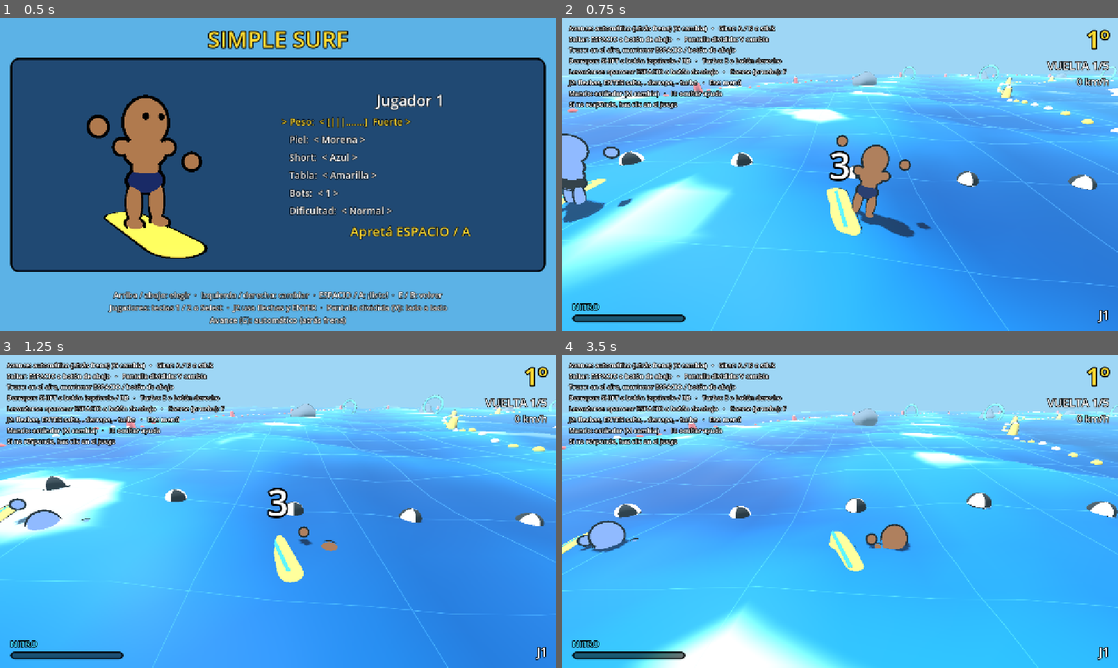
Above: before the commit, frames 1-4 (two rows, left to right).
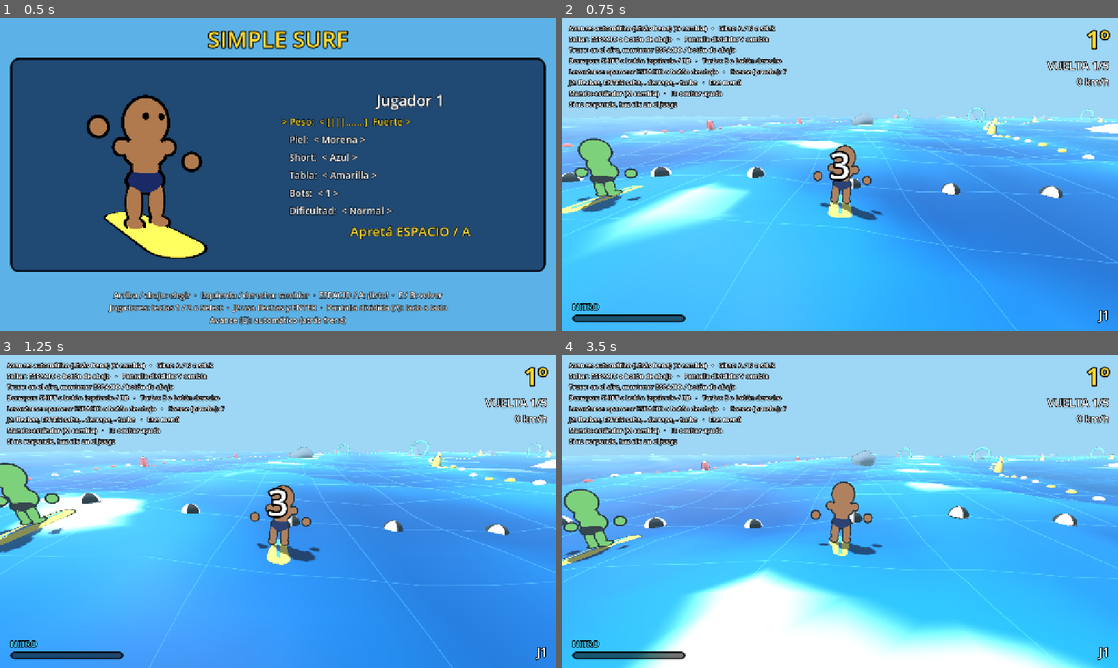
Above: after the commit, the same moments.

Repository: asimplesurfer/simplesurf
Game: Godot game, scene res://ui/menus/character_select.tscn
The game is run twice, just before and just after one commit, with the same random seed, the same clock (stepped at 60 frames per second) and the same inputs.
Inputs (mouse positions are in pixels of both pictures, inside the frame that each line leads up to):
- Up to frame 1 (0.5 s): no input
- Up to frame 2 (0.75 s): tap Enter at 0.5 s; move the mouse to (962, 158) at 0.52 s; hold D (p1_right) from 0.53 s (still down); hold Space (p1_a) from 0.53 s (still down); click (962, 158) at 0.67 s
- Up to frame 3 (1.25 s): keep holding D (p1_right); keep holding Space (p1_a); tap E (p1_b) at 0.8 s
- Up to frame 4 (3.5 s): release D (p1_right) at 1.25 s; release Space (p1_a) at 1.25 s; drag from (728, 527) to (812, 574) at 1.27 s; move the mouse to (895, 442) at 2.02 s; hold D (p1_right) 2.03-2.75 s; hold Space (p1_a) 2.03-2.75 s; tap E (p1_b) at 2.3 s; drag from (812, 574) to (673, 464) at 2.77 s

Frame 1 is identical in both runs. In frame 2, 33% of the frame differs, in the area x 0-100%, y 14-100%; in frame 3, 30%; in frame 4, 40%, in the area x 0-100%, y 15-100%.

Commit message:
Largada parados, una sola barra para levantarse, turbo en el aire y demo de 4 bots
- La carrera arranca con todos parados en la tabla (la caída queda para
  choques, trucos fallidos y derrapes)
- Levantarse: una sola barra (la primera mitad sube a la tabla, la segunda para)
- Turbo + ola: si una ola te lanza con el turbo puesto, salís mucho más alto
- Turbo en el aire: empuja hacia arriba cada vez más fuerte (exponencial)
  mientras haya nitro, para tener más tiempo de trucos; los bots lo usan
- Demo de 4 bots; los bots tienen pesos bien distintos (y pieles distintas)
- Tests y guía actualizados

Co-Authored-By: Claude Opus 5.5 <noreply@anthropic.com>
Claude-Session: https://claude.ai/code/session_0158oNfJa2g5qsqyuATh8Mjh

Diff:
--- a/ai/ai_controller.gd
+++ b/ai/ai_controller.gd
@@ -294,6 +294,10 @@
 	var spin := stats.trick_spin_speed
 	var full_turn := TAU / spin
 	var t_land := _time_to_land()
+	# Turbo en el aire para subir más y tener tiempo para más vueltas.
+	if difficulty.uses_turbo and rider.nitro > difficulty.turbo_threshold and rider.vertical_speed > -2.0:
+		input.turbo = true
+		t_land += 0.5
 	if _trick_will_fail:
 		input.trick = true
 		return
--- a/core/race/race_config.gd
+++ b/core/race/race_config.gd
@@ -19,20 +19,27 @@
 		config.slots.append(slot)
 	var rng := RandomNumberGenerator.new()
 	rng.randomize()
+	# Cuerpos bien distintos: cada bot de una etapa de peso diferente.
+	var weights := [0.0, 0.2, 0.4, 0.6, 0.8, 1.0]
+	weights.shuffle()
+	var skins := range(CharacterData.SKIN_COLORS.size())
+	skins.shuffle()
 	for i in bot_count:
 		var slot := RacerSlot.new()
 		slot.kind = RacerSlot.Kind.BOT
 		slot.player_index = -1
 		slot.display_name = "Bot %d" % (i + 1)
 		slot.character = CharacterData.random(rng)
+		slot.character.weight = clampf(weights[i % weights.size()] + rng.randf_range(-0.05, 0.05), 0.0, 1.0)
+		slot.character.skin_index = skins[i % skins.size()]
 		slot.difficulty = AIDifficulty.preset(bot_level)
 		config.slots.append(slot)
 	return config
 
 
-## Demo: 2 bots en la dificultad máxima.
+## Demo: 4 bots en la dificultad máxima.
 static func demo() -> RaceConfig:
-	return create(0, 2, 2)
+	return create(0, 4, 2)
 
 
 ## Configuración según lo elegido en el menú (GameSettings).
--- a/core/race/race_manager.gd
+++ b/core/race/race_manager.gd
@@ -81,6 +81,8 @@
 		rider.is_human = slot.kind == RacerSlot.Kind.HUMAN
 		var visual := rider.get_node("Visual") as RiderVisual
 		visual.character = slot.character
+		# La carrera empieza con todos parados en la tabla.
+		(rider.get_node("StateMachine") as RiderStateMachine).initial_state = &"riding"
 		if slot.kind == RacerSlot.Kind.BOT:
 			# El bot reemplaza al control de mando/teclado.
 			var old := rider.get_node("Controller")
--- a/core/rider/rider.gd
+++ b/core/rider/rider.gd
@@ -177,7 +177,10 @@
 	var ballistic_y := position.y + vertical_speed * delta - 0.5 * stats.gravity * delta * delta
 	if allow_launch and vertical_speed > stats.min_launch_speed and ballistic_y > h:
 		position.y = ballistic_y
-		vertical_speed = (vertical_speed - stats.gravity * delta) * stats.wave_launch_boost
+		var boost := stats.wave_launch_boost
+		if turbo_active:
+			boost *= stats.turbo_launch_mult
+		vertical_speed = (vertical_speed - stats.gravity * delta) * boost
 		jump_charge = 0.0
 		grounded = false
 		return true
--- a/core/rider/rider_stats.gd
+++ b/core/rider/rider_stats.gd
@@ -54,6 +54,16 @@
 @export var motivation_speed_mult: float = 1.3
 ## Nitro que da pasar por un círculo de velocidad.
 @export var ring_nitro: float = 0.25
+## Si una ola te lanza mientras usás el turbo, el impulso hacia arriba se multiplica.
+@export var turbo_launch_mult: float = 1.6
+## Turbo en el aire: empuje hacia arriba al empezar (m/s²); crece exponencialmente.
+@export var air_turbo_lift: float = 12.0
+## Qué tan rápido crece el empuje en el aire (por segundo, exponencial).
+@export var air_turbo_growth: float = 1.6
+## Velocidad máxima hacia arriba con el turbo en el aire (m/s).
+@export var air_turbo_max_up: float = 9.0
+## Nitro que gasta el turbo por segundo en el aire.
+@export var air_turbo_drain: float = 0.6
 
 @export_group("Derrape")
 ## Velocidad mínima para poder derrapar (m/s).
--- a/core/rider/rider_stats.tres
+++ b/core/rider/rider_stats.tres
@@ -27,6 +27,11 @@
 motivation_time = 1.3
 motivation_speed_mult = 1.3
 ring_nitro = 0.25
+turbo_launch_mult = 1.6
+air_turbo_lift = 12.0
+air_turbo_growth = 1.6
+air_turbo_max_up = 9.0
+air_turbo_drain = 0.6
 drift_min_speed = 6.0
 drift_end_speed = 3.0
 drift_decel = 4.0
--- a/core/rider/states/state_airborne.gd
+++ b/core/rider/states/state_airborne.gd
@@ -3,14 +3,18 @@
 ## Mantener A hace girar la tabla bajo el jugador (truco) y carga nitro.
 ## Al soltar, la tabla termina el giro hasta quedar mirando al frente.
 ## Si toca el agua sin haber terminado el giro: truco fallido, nitro a 0 y al agua.
+## El turbo sigue funcionando en el aire: empuja hacia arriba (cada vez más
+## fuerte mientras se mantiene) y da más tiempo para trucos, gastando nitro.
 
 var _hold_time: float = 0.0
 var _spins: int = 0
+var _air_turbo_time: float = 0.0
 
 
 func enter(_previous: StringName) -> void:
 	_hold_time = 0.0
 	_spins = 0
+	_air_turbo_time = 0.0
 	rider.trick_angle = 0.0
 
 
@@ -40,6 +44,20 @@
 			_spins += roundi(target / TAU)
 			rider.trick_angle = 0.0
 
+	if input.turbo and rider.nitro > 0.0:
+		_air_turbo_time += delta
+		var lift := stats.air_turbo_lift * exp(stats.air_turbo_growth * _air_turbo_time)
+		rider.vertical_speed = minf(rider.vertical_speed + lift * delta, stats.air_turbo_max_up)
+		rider.speed = move_toward(
+			rider.speed,
+			stats.max_speed * stats.turbo_speed_mult,
+			stats.acceleration * stats.turbo_accel_mult * delta
+		)
+		rider.add_nitro(-stats.air_turbo_drain * delta)
+		rider.turbo_active = true
+	else:
+		_air_turbo_time = 0.0
+
 	if rider.update_air(delta):
 		if rider.trick_angle > 0.0:
 			rider.reset_nitro()
--- a/tests/run_tests.gd
+++ b/tests/run_tests.gd
@@ -103,7 +103,7 @@
 	await process_frame
 	var race := demo.get_node("RaceManager") as RaceManager
 	var split := demo.get_node("Views") as SplitScreen
-	_check(race.racers.size() == 2, "la demo tiene 2 corredores")
+	_check(race.racers.size() == 4, "la demo tiene 4 corredores")
 	_check(race.humans().is_empty(), "son bots")
 	var hard := true
 	for r in race.racers:
@@ -112,11 +112,20 @@
 			hard = false
 	_check(hard, "en la dificultad máxima")
 	_check(split.views.size() == 2, "con pantalla dividida (una vista por bot)")
+	var weights: Array[float] = []
+	for r in race.racers:
+		weights.append((r.get_node("Visual") as RiderVisual).character.weight)
+	var spread := true
+	for i in weights.size():
+		for j in i:
+			if absf(weights[i] - weights[j]) < 0.08:
+				spread = false
+	_check(spread, "los bots tienen pesos distintos %s" % str(weights))
 	race.skip_countdown()
-	await _wait(5.0)
+	await _wait(8.0)
 	var moving := true
 	for r in race.racers:
-		if r.speed < 5.0:
+		if race.progress_of(r) < 0.3:
 			moving = false
 	_check(moving, "los bots arrancan solos")
 	GameSettings.demo_mode = false
@@ -242,12 +251,12 @@
 		await process_frame
 		frames += 1
 		if stood_up_by < 0.0 and not race.racers[0].is_fallen():
-			stood_up_by = frames / float(FPS)
+			stood_up_by = (frames - 1) / float(FPS)
 		for r in race.racers:
 			if not r.grounded:
 				air[r] += 1.0 / FPS
 	var t := frames / float(FPS)
-	_check(stood_up_by > 0.0 and stood_up_by < 3.0, "los bots se levantan solos (%.1f s)" % stood_up_by)
+	_check(stood_up_by == 0.0, "los bots largan parados en la tabla")
 	_check(race.state == RaceManager.State.FINISHED, "los bots terminan la carrera (%.0f s)" % t)
 	for r in race.ranking():
 		var time_text := "no llegó"
@@ -287,15 +296,19 @@
 	print("Largada:")
 	_check(_race.state == RaceManager.State.COUNTDOWN, "empieza con cuenta regresiva")
 	_check(_rider.controls_locked, "durante la cuenta no se puede jugar")
-	_check(_rider.is_fallen(), "en la largada está caído en el agua")
+	_check(
+		not _rider.is_fallen() and _state() == &"riding", "en la largada está parado en la tabla"
+	)
 	var split := _main.get_node("Views") as SplitScreen
 	_check(split != null and split.views.size() == 1, "1 jugador: una sola pantalla")
 	var start_angle := _course.track.angle_of(_rider.global_position)
 	_check(absf(start_angle) < 0.1, "larga en la meta (ángulo %.2f)" % start_angle)
+	_set_action(&"p1_up", true)
 	await _mash(8.0, 1.0)
-	_check(
-		_rider.recovery_stage == Rider.RecoveryStage.IN_WATER,
-		"spamear durante la cuenta no hace nada"
+	_set_action(&"p1_up", false)
+	_check(
+		_state() == &"riding" and _rider.speed < 0.5,
+		"durante la cuenta no se mueve ni salta"
 	)
 	_race.skip_countdown()
 	await process_frame
@@ -510,8 +523,9 @@
 
 func _test_get_up() -> void:
 	print("Levantarse:")
-	_check(_rider.is_fallen(), "el juego empieza con el jugador caído")
-	_check(_rider.recovery_stage == Rider.RecoveryStage.IN_WATER, "empieza en el agua")
+	await _press(&"p1_debug_fall")
+	_check(_rider.is_fallen(), "F tira al jugador al agua")
+	_check(_rider.recovery_stage == Rider.RecoveryStage.IN_WATER, "cae al agua")
 
 	await _wait(1.0)
 	_check(_rider.is_fallen(), "sin pulsar nada sigue caído")
@@ -528,6 +542,12 @@
 		"spamear rápido lo sube acostado a la tabla en ~1 s"
 	)
 	_check(_rider.is_fallen(), "acostado todavía no está parado")
+	var hud := (_main.get_node("Views") as SplitScreen).huds[0]
+	await process_frame
+	_check(
+		hud._mash_bar.value >= 0.5 and hud._mash_bar.value < 1.0,
+		"una sola barra: acostado ya está por la mitad (%.2f)" % hud._mash_bar.value
+	)
 
 	await _wait(3.0)
 	_check(_rider.is_fallen(), "si deja de spamear se queda acostado")
@@ -667,6 +687,28 @@
 	_check(not _rider.is_fallen(), "se vuelve a levantar")
 	await _wait(3.0)
 	GameSettings.jump_mode = GameSettings.JumpMode.TAP
+
+	# Turbo en el aire: sigue subiendo y queda más tiempo en el aire.
+	await _press(&"p1_a")
+	var plain := await _measure_air()
+	await _wait(0.5)
+	_rider.reset_nitro()
+	_rider.add_nitro(1.0)
+	await _press(&"p1_a")
+	_set_action(&"p1_b", true)
+	var boosted := await _measure_air()
+	_set_action(&"p1_b", false)
+	_check(
+		boosted.x > plain.x * 2.0,
+		"turbo en el aire: sube mucho más (%.1f m contra %.1f m)" % [boosted.x, plain.x]
+	)
+	_check(
+		boosted.y > plain.y + 0.5,
+		"turbo en el aire: más tiempo para trucos (%.1f s contra %.1f s)" % [boosted.y, plain.y]
+	)
+	_check(_rider.nitro < 1.0, "el turbo en el aire gasta nitro")
+	await _wait_until_state(&"riding", 3.0)
+	await _wait(0.3)
 
 
 func _test_drift() -> void:
@@ -761,6 +803,20 @@
 	await process_frame
 
 
+## (altura máxima, segundos en el aire) hasta aterrizar.
+func _measure_air() -> Vector2:
+	var max_height := 0.0
+	var frames := 0
+	for i in int(6.0 * FPS):
+		var h := _rider.global_position.y - _water_height_here()
+		max_height = maxf(max_height, h)
+		if _state() != &"airborne":
+			break
+		frames += 1
+		await process_frame
+	return Vector2(max_height, frames / float(FPS))
+
+
 ## Altura máxima sobre el agua hasta aterrizar.
 func _measure_jump_height() -> float:
 	var max_height := 0.0
--- a/ui/hud/hud.gd
+++ b/ui/hud/hud.gd
@@ -167,11 +167,13 @@
 	_mash_box.visible = fallen
 	if not fallen:
 		return
+	# Una sola barra: la primera mitad sube a la tabla, la segunda te para.
 	var meter := 0.0
 	var state := rider.state_machine.current
 	if "meter" in state:
 		meter = state.meter
-	_mash_bar.value = meter
+	var half := 0.5 if rider.recovery_stage == Rider.RecoveryStage.PRONE else 0.0
+	_mash_bar.value = half + meter * 0.5
 
 	_mash_title.text = "¡Spamea %s!" % _button_name()
 	if rider.recovery_stage == Rider.RecoveryStage.IN_WATER:
Not shown, changed: COMO_PROBAR.md
